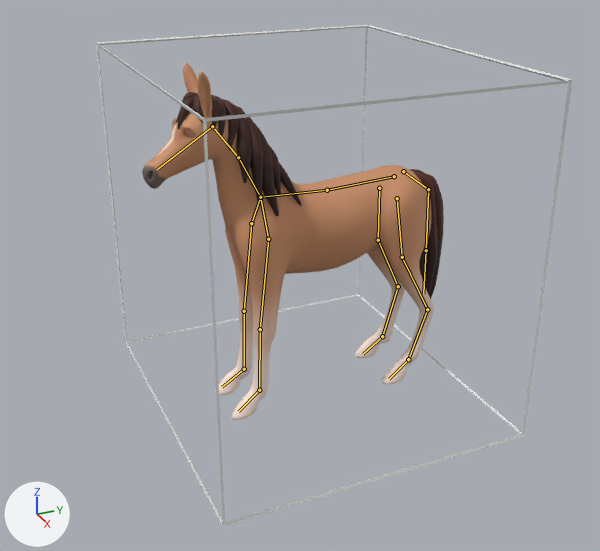
The Blender file blender/player2_tex.blend, before and after one commit.
Both versions are drawn from a 50 mm lens placed at (4.07, -1.87, 1.79), pointed at (0.16, -0.11, -0.16). Every picture has the same lights, and +X, +Y and +Z are marked at lower left. The bones that bend it are drawn over the model as lines.

The first picture shows 'A_Horse', 'Z_Cube'.
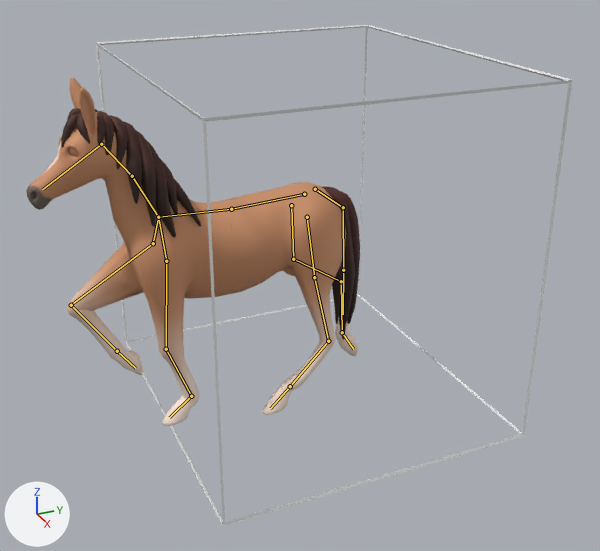
The newer file adds an action. The first version stands in its rest pose; the second is drawn at frame 30 of the action 'walk'.

Boxes (x1, y1, x2, y2) around the edits, measured in the pictures (600 x 551 px):
'A_Horse', posed (11% wider)
    before: (142, 63, 444, 420)
    after: (26, 77, 360, 426)
bone 'back', root to tip
    before: (394, 176) to (327, 190)
    after: (304, 194) to (231, 209)

What the commit changed:
Bone 'back' (bone_back) moves from (0.0, 0.0, 0.0) to (0.0, 0.579, -0.004).
Bone 'f_hoof_IK_L' (bone_f_hoof_ik_l) moves from (0.0, 0.0, 0.0) to (-0.246, 0.3, -0.093).
Bone 'f_hoof_IK_L' (bone_f_hoof_ik_l) turns from (0, 0, 0) to (-2, 0, 2) degrees about its own x, y and z.
Bone 'f_hoof_IK_R' (bone_f_hoof_ik_r) moves from (0.0, 0.0, 0.0) to (0.481, 0.429, -0.506).
Bone 'f_hoof_IK_R' (bone_f_hoof_ik_r) turns from (0, 0, 0) to (58, -35, 43) degrees about its own x, y and z.
Bone 'b_hoof_IK_L' (bone_b_hoof_ik_l) moves from (0.0, 0.0, 0.0) to (-0.489, 0.648, -0.123).
Bone 'b_hoof_IK_L' (bone_b_hoof_ik_l) turns from (0, 0, 0) to (1, 0, -5) degrees about its own x, y and z.
Bone 'b_hoof_IK_R' (bone_b_hoof_ik_r) moves from (0.0, 0.0, 0.0) to (0.254, 0.185, -0.067).
Bone 'b_hoof_IK_R' (bone_b_hoof_ik_r) turns from (0, 0, 0) to (15, -15, 81) degrees about its own x, y and z.
Bone 'f_hoof_IK_L.001' (bone_f_hoof_ik_l_001) moves from (0.0, 0.0, 0.0) to (-2.941, 5.318, -2.662).
Bone 'f_hoof_IK_R.001' (bone_f_hoof_ik_r_001) moves from (0.0, 0.0, 0.0) to (2.941, 5.318, -2.662).
Bone 'b_hoof_IK_L.001' (bone_b_hoof_ik_l_001) moves from (0.0, 0.0, 0.0) to (-3.937, 5.382, -0.985).
